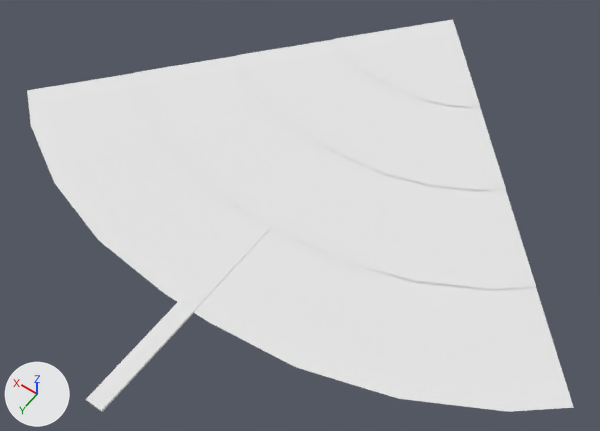
Renders of the OBJ model assets/Items/arcranges/new/small_front_range_4.obj from each side of a commit.
One viewpoint serves both versions: a 50 mm camera at (-15.5, 37.3, 31.7) aimed at (-0.6, 16.4, -1.1). Lighting does not change. The marker at lower left points along +X, +Y and +Z. Where no turn or scale is listed for an object, it has been applied to the vertices.

In view in the first picture: 'Range_5_Cube.001', 'aforward_Circle.016'.
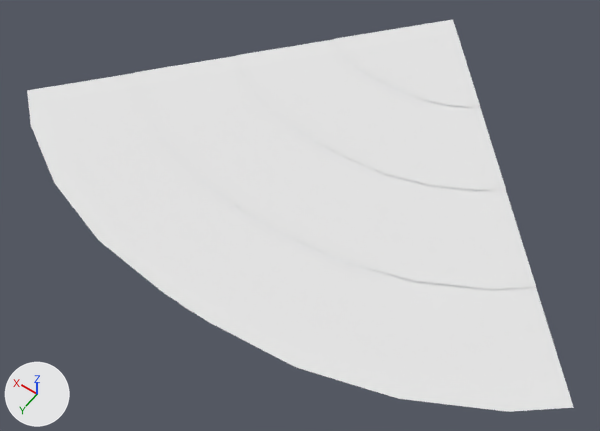
Pixel boxes [x1, y1, x2, y2] of what changed, in the pictures (600 x 431 px):
'Range_5_Cube.001', deleted
    before: [86, 219, 271, 412]

What changed in the scene script:
```text
Remove ob_range_5_cube_001:
    ob_range_5_cube_001 = bpy.data.objects.new('Range_5_Cube.001', me_range_5_cube_001)
    ob_range_5_cube_001.location = (0.0, 0.0, 0.0)
```
